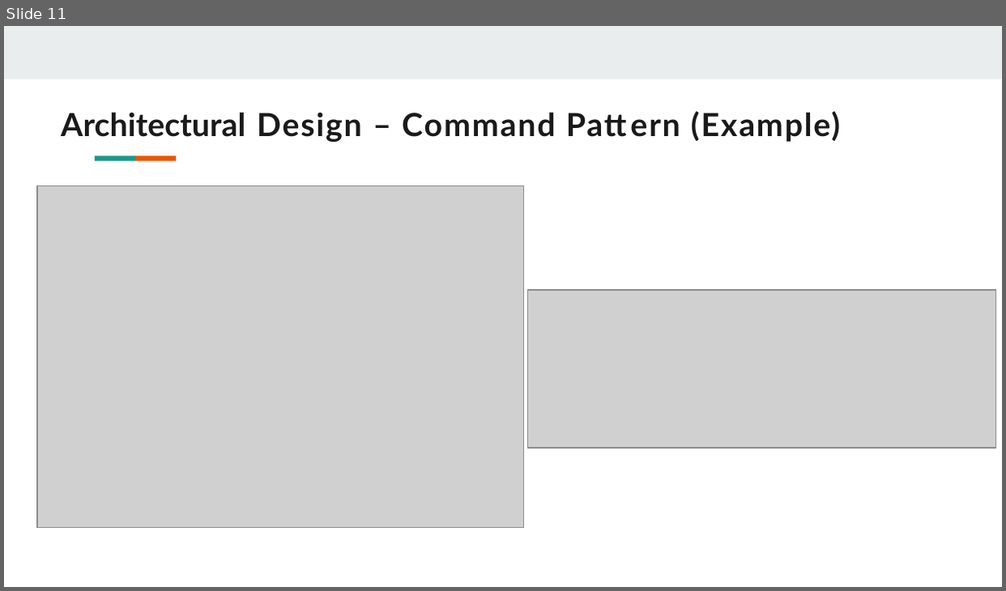
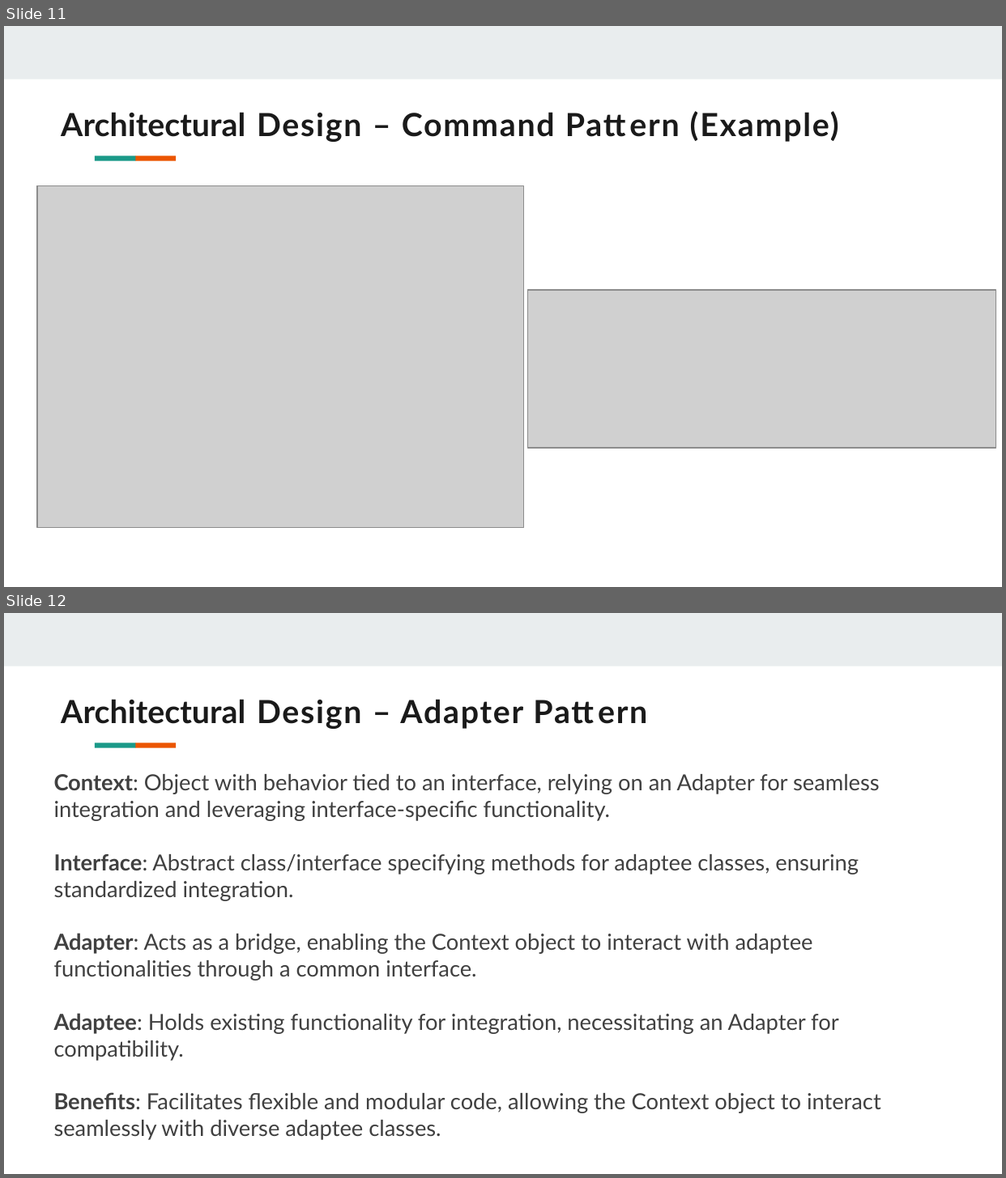
Before and after one commit to abhishekhandacse/SOEN6441-Warzone, a slide deck: documentation/Build 2/Build 2 PPT.pptx. Shown one above the other, each under a label of ours: slide 11 before the commit, slides 11 and 12 after it. The pictures are 1006x591 and 1006x1178 pixels, drawn with LibreOffice and Linux fonts; fonts in the diff are those of the drawing; grey boxes stand for pictures. Boxes give left, top, right and bottom in pixels: in the first picture for what was removed or moved away, otherwise in the second. Text is boxed around its words. In the diff, an @@ line names an element or a change of style, - is before the commit and + after.

```diff
--- a/documentation/Build 2/Build 2 PPT.pptx
+++ b/documentation/Build 2/Build 2 PPT.pptx
@@ slide 12 added at bbox=[4, 613, 1002, 1174], background #FFFFFF; not listed: 3 template elements that a slide beside it also shows @@
@@ title added at bbox=[61, 699, 523, 729], 23 pt, text #1A1A1A, bold @@
+Architectural Design – Adapter Pattern
@@ text added at bbox=[54, 774, 881, 1140], 16 pt, text #404040 @@
+Context: Object with behavior tied to an interface, relying on an Adapter for seamless integration and leveraging interface-specific functionality.
+Interface: Abstract class/interface specifying methods for adaptee classes, ensuring standardized integration.
+Adapter: Acts as a bridge, enabling the Context object to interact with adaptee functionalities through a common interface.
+Adaptee: Holds existing functionality for integration, necessitating an Adapter for compatibility.
+Benefits: Facilitates flexible and modular code, allowing the Context object to interact seamlessly with diverse adaptee classes.
@@ slide 11 changed as well @@
@@ title "Architectural Design – Command Pattern ..." at bbox=[61, 111, 839, 142]: letter spacing 1.1 to 1 pt in "Design – Command Pattern (Example)" @@
```
Also in this commit, not shown: 11 other slides changed, 5 other slides added, 4 other files.
